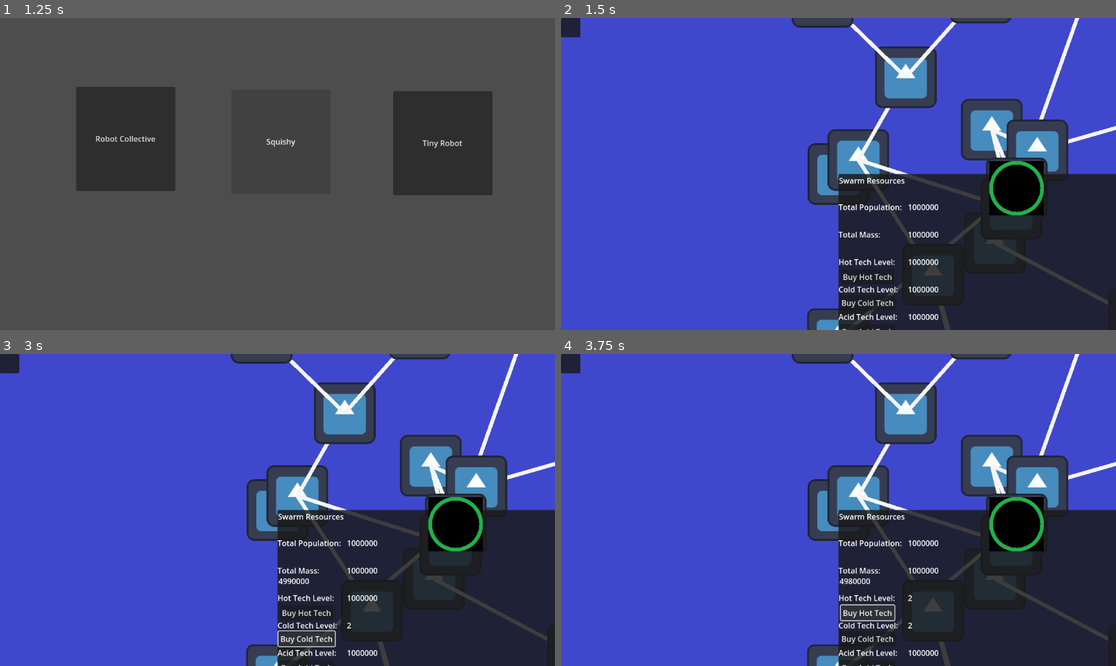
Above: before the commit, frames 1-4 (two rows, left to right).
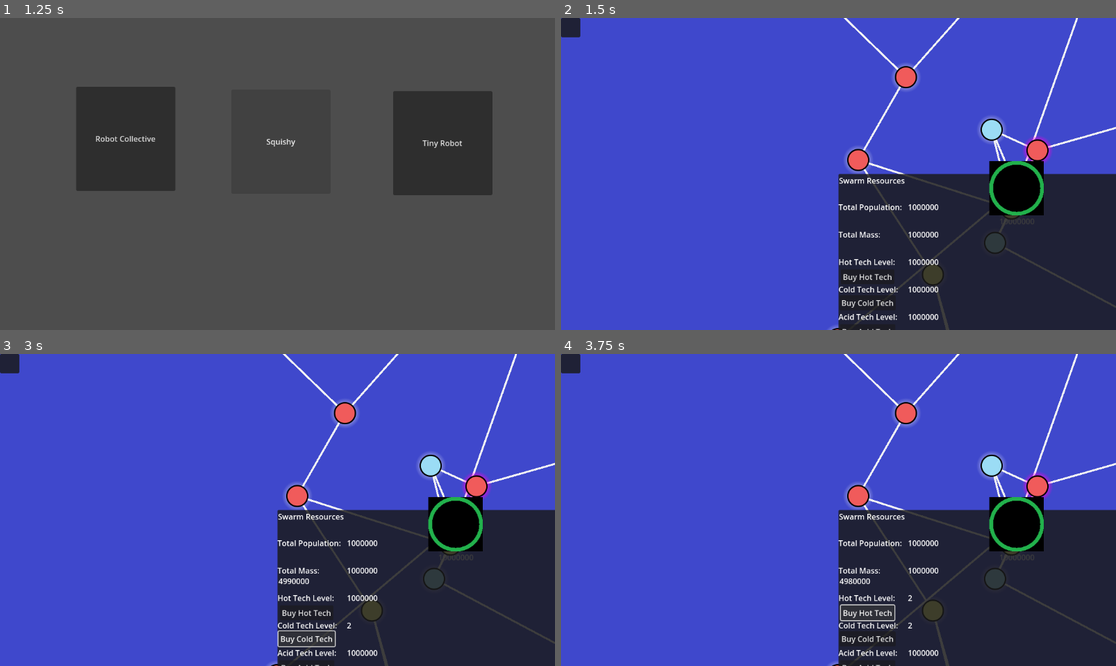
Above: after the commit, the same moments.

Repository: Jimmy-Jazz-x/StarGame
Game: Godot game, scene res://UI/MainMenu.tscn
Two runs of this game, one before a commit and one after it. Both use one fixed random seed, a clock stepped at 60 frames per second and the inputs below. The engine's default icon, where the game draws it, is replaced by a stand-in: a white triangle on a blue panel in a dark square.
Inputs (mouse positions are in pixels of both pictures, inside the frame that each line leads up to):
- Up to frame 1 (1.25 s): click (277, 183) at 0.5 s
- Up to frame 2 (1.5 s): click "Robot Collective" at 1.25 s
- Up to frame 3 (3 s): click (432, 578) at 2.02 s; click "Buy Cold Tech" at 2.75 s
- Up to frame 4 (3.75 s): click "Buy Hot Tech" at 3.5 s

Frame 1 is identical in both runs. In frame 2, 11% of the frame differs, in the area x 41-100%, y 0-100%; in frame 3, 11%; in frame 4, 11%.

Commit message:
Working V0.12

Diff:
--- a/Gameplay/Camera2D.gd
+++ b/Gameplay/Camera2D.gd
@@ -2,9 +2,11 @@
 
 var mouse_start_pos
 var screen_start_position
-var ZoomSpeed = Vector2(0.1,0.1)
+var ZoomSpeed = Vector2(0.04,0.04)
 var MoveSpeed = 20
-var dragging = false
+var mouse_starting_position
+var starting_position
+var is_dragging = false
 # Called when the node enters the scene tree for the first time.
 func _ready():
 	pass # Replace with function body.
@@ -13,23 +15,13 @@
 # Called every frame. 'delta' is the elapsed time since the previous frame.
 func _process(_delta):
 
-	if Input.is_action_pressed("Left Click"):
-		print("press")
-		mouse_start_pos = get_global_mouse_position()
-		screen_start_position = get_position()
-		dragging = true
-	elif Input.is_action_just_released("Left Click"):
-		dragging = false
-	if InputEventMouseMotion and dragging:
-		print(str(get_global_mouse_position()))
-		self.position = (mouse_start_pos - get_global_mouse_position()) * 10 + screen_start_position
 
-	elif Input.is_action_just_released("Zoom In"):
+	if Input.is_action_just_released("Zoom In"):
 		zoom += ZoomSpeed
-		self.position = get_global_mouse_position()
+		#self.position = get_global_mouse_position()
 	elif Input.is_action_just_released("Zoom Out"):
 		zoom -= ZoomSpeed
-		self.position = get_global_mouse_position()
+		#self.position = get_global_mouse_position()
 
 
 	if Input.is_action_pressed("CamUp"):
@@ -40,3 +32,15 @@
 		self.position += Vector2(-20,-0)
 	if Input.is_action_pressed("CamRight"):
 		self.position += Vector2(20,0)
+
+func _input(event):
+	if event is InputEventMouseButton:
+		if event.is_pressed():
+			starting_position = position
+			mouse_starting_position = event.position
+			is_dragging = true
+		else:
+			is_dragging = false
+	if event is InputEventMouseMotion and is_dragging:
+		print(str(zoom))
+		position = starting_position - zoom * (event.position - mouse_starting_position)
--- a/Gameplay/Map.gd
+++ b/Gameplay/Map.gd
@@ -40,7 +40,7 @@
 
 #Map Generation Create Warp Links
 	for child in $StarMapArea.get_children():
-		if child is Sprite2D:
+		if child is Control:
 			var closest1c
 			var closest2c
 			var closest3c
--- a/Gameplay/resource_bank.tscn
+++ b/Gameplay/resource_bank.tscn
@@ -52,6 +52,7 @@
 text_direction = 1
 
 [node name="RadsTechTitle" type="RichTextLabel" parent="PanelContainer/Panel"]
+layout_mode = 0
 offset_top = 342.0
 offset_right = 644.0
 offset_bottom = 370.0
@@ -67,6 +68,7 @@
 text_direction = 1
 
 [node name="AcidTechTitle" type="RichTextLabel" parent="PanelContainer/Panel"]
+layout_mode = 0
 offset_top = 285.0
 offset_right = 643.0
 offset_bottom = 313.0
@@ -82,6 +84,7 @@
 text_direction = 1
 
 [node name="ColdTechTitle" type="RichTextLabel" parent="PanelContainer/Panel"]
+layout_mode = 0
 offset_top = 228.0
 offset_right = 642.0
 offset_bottom = 256.0
@@ -97,6 +100,7 @@
 text_direction = 1
 
 [node name="HotTechTitle" type="RichTextLabel" parent="PanelContainer/Panel"]
+layout_mode = 0
 offset_top = 171.0
 offset_right = 642.0
 offset_bottom = 199.0
@@ -112,6 +116,7 @@
 text_direction = 1
 
 [node name="TotalMassTitle" type="RichTextLabel" parent="PanelContainer/Panel"]
+layout_mode = 0
 offset_top = 114.0
 offset_right = 642.0
 offset_bottom = 142.0
@@ -127,6 +132,7 @@
 text_direction = 1
 
 [node name="ProdTechLvl" type="Label" parent="PanelContainer/Panel"]
+layout_mode = 0
 offset_left = 164.0
 offset_top = 462.0
 offset_right = 464.0
@@ -135,6 +141,7 @@
 text_direction = 1
 
 [node name="RepTechLvl" type="Label" parent="PanelContainer/Panel"]
+layout_mode = 0
 offset_left = 183.0
 offset_top = 496.0
 offset_right = 483.0
@@ -150,6 +157,7 @@
 text = "Total Population:"
 
 [node name="TravelTechLvl" type="Label" parent="PanelContainer/Panel"]
+layout_mode = 0
 offset_left = 177.0
 offset_top = 531.0
 offset_right = 477.0
@@ -158,6 +166,7 @@
 text_direction = 1
 
 [node name="RepButton7" type="Button" parent="."]
+layout_mode = 0
 offset_left = -2.0
 offset_top = 492.0
 offset_right = 111.0
@@ -165,18 +174,21 @@
 text = "Buy Replication Tech"
 
 [node name="TravelButton6" type="Button" parent="."]
+layout_mode = 0
 offset_top = 525.0
 offset_right = 113.0
 offset_bottom = 556.0
 text = "Buy Travel Tech"
 
 [node name="ProdButton5" type="Button" parent="."]
+layout_mode = 0
 offset_top = 458.0
 offset_right = 113.0
 offset_bottom = 489.0
 text = "Buy Prod Tech"
 
 [node name="RadButton4" type="Button" parent="."]
+layout_mode = 0
 offset_left = 2.0
 offset_top = 369.0
 offset_right = 115.0
@@ -184,6 +196,7 @@
 text = "Buy Rad Tech"
 
 [node name="AcidButton3" type="Button" parent="."]
+layout_mode = 0
 offset_left = 3.0
 offset_top = 312.0
 offset_right = 118.0
@@ -191,6 +204,7 @@
 text = "Buy Acid Tech"
 
 [node name="ColdButton2" type="Button" parent="."]
+layout_mode = 0
 offset_left = 2.0
 offset_top = 252.0
 offset_right = 115.0
--- a/Gameplay/warp_line.gd
+++ b/Gameplay/warp_line.gd
@@ -12,7 +12,7 @@
 	pass
 
 func _draw():
-	draw_line(Vector2(0,0),(get_meta("StarVector1") - get_meta("StarVector2")),Color.WHITE_SMOKE,8)
+	draw_line(Vector2(0,0),(get_meta("StarVector1") - get_meta("StarVector2")),Color.WHITE_SMOKE,4)
 	pass
 
 func get_link1():
--- a/Gameplay/warp_line.tscn
+++ b/Gameplay/warp_line.tscn
@@ -3,6 +3,7 @@
 [ext_resource type="Script" path="res://Gameplay/warp_line.gd" id="1_fory5"]
 
 [node name="Warp Line" type="Sprite2D"]
+z_index = -1
 centered = false
 script = ExtResource("1_fory5")
 metadata/StarLink1 = ""
@@ -23,4 +24,5 @@
 offset_bottom = 28.5
 grow_horizontal = 2
 grow_vertical = 2
+mouse_filter = 2
 expand_mode = 1
--- a/SingleStar.gd
+++ b/SingleStar.gd
@@ -1,41 +1,42 @@
-extends Sprite2D
+extends Control
 
 
 # Called when the node enters the scene tree for the first time.
 func _ready():
-	$StarInfoLabel.hide()
-	$StarInfoLabel.text = get_meta("StarName") + str(get_meta("IndexNum"))
+
+	$PanelContainer.hide()
+	$PanelContainer/StarInfoLabel.text = get_meta("StarName") + str(get_meta("IndexNum"))
 	var d100 = randi_range(0,99)
 	if d100 >=0 and  d100 <25:
 		set_meta("Hot",true)
-		$StarInfoLabel.text = $StarInfoLabel.text + "\nHot"
+		$PanelContainer/StarInfoLabel.text = $PanelContainer/StarInfoLabel.text + "\nHot"
 	if d100 >=25 and  d100 <50:
 		set_meta("Cold",true)
-		$StarInfoLabel.text = $StarInfoLabel.text + "\nCold"
+		$PanelContainer/StarInfoLabel.text = $PanelContainer/StarInfoLabel.text + "\nCold"
 	if d100 >=50 and  d100 <75:
 		set_meta("Acid",true)
-		$StarInfoLabel.text = $StarInfoLabel.text + "\nAcid"
+		$PanelContainer/StarInfoLabel.text = $PanelContainer/StarInfoLabel.text + "\nAcid"
 	if d100 >=75 and  d100 <90:
 		set_meta("Rads",true)
-		$StarInfoLabel.text = $StarInfoLabel.text + "\nRads"
+		$PanelContainer/StarInfoLabel.text = $PanelContainer/StarInfoLabel.text + "\nRads"
 	if d100 >=90 and  d100 <92:
 		set_meta("Hot",true)
 		set_meta("Rads",true)
-		$StarInfoLabel.text = $StarInfoLabel.text + "\nRads\nHot"
+		$PanelContainer/StarInfoLabel.text = $PanelContainer/StarInfoLabel.text + "\nRads\nHot"
 	if d100 >=92 and  d100 <95:
 		set_meta("Hot",true)
 		set_meta("Acid",true)
-		$StarInfoLabel.text = $StarInfoLabel.text + "\nAcid\nHot"
+		$PanelContainer/StarInfoLabel.text = $PanelContainer/StarInfoLabel.text + "\nAcid\nHot"
 	if d100 >=95 and  d100 <97:
 		set_meta("Acid",true)
 		set_meta("Cold",true)
-		$StarInfoLabel.text = $StarInfoLabel.text + "\nAcid\nCold"
+		$PanelContainer/StarInfoLabel.text = $PanelContainer/StarInfoLabel.text + "\nAcid\nCold"
 	if d100 >=97 and  d100 <100:
 		set_meta("Rads",true)
 		set_meta("Cold",true)
-		$StarInfoLabel.text = $StarInfoLabel.text + "\nRads\nCold"
+		$PanelContainer/StarInfoLabel.text = $PanelContainer/StarInfoLabel.text + "\nRads\nCold"
 
-
+	PickImage()
 
 	pass # Replace with function body.
 
@@ -48,13 +49,13 @@
 
 
 func _on_texture_rect_mouse_entered():
-	print("test")
-	$StarInfoLabel.show()
+	#print("test")
+	#$PanelContainer.show()
 	pass # Replace with function body.
 
 
 func _on_texture_rect_mouse_exited():
-	$StarInfoLabel.hide()
+	#$PanelContainer.hide()
 	pass # Replace with function body.
 
 
@@ -90,3 +91,100 @@
 		set_mass(0)
 		set_meta("Exausted",true)
 		return Amount
+
+
+
+
+
+func PickImage():
+	var Hot = get_meta("Hot")
+	var Cold = get_meta("Cold")
+	var Acid = get_meta("Acid")
+	var Rad = get_meta("Rads")
+	var array
+	var Exausted = get_meta("Exausted")
+	var node
+
+	if Acid and not Hot and not Cold and not Rad:
+		node = "res://Textures/Acid Node.png"
+		array = ([
+		"res://Textures/Planets/Acid 1.png",
+		"res://Textures/Planets/Acid 2.png",
+		"res://Textures/Planets/Acid 3.png"])
+	elif Acid and not Hot and not Cold and Rad:
+		node = "res://Textures/Acid Radiation Node.png"
+		array = ([
+		"res://Textures/Planets/Acid Radiation.png"])
+	elif not Acid and not Hot and Cold and not Rad:
+		node = "res://Textures/Cold Node.png"
+		array = ([
+		"res://Textures/Planets/Ice 1.png",
+		"res://Textures/Planets/Ice 2.png",
+		"res://Textures/Planets/Ice 3.png",
+		"res://Textures/Planets/Ice 4.png",
+		"res://Textures/Planets/Ice 5.png",
+		"res://Textures/Planets/Ice 6.png"])
+	elif Acid and not Hot and Cold and not Rad:
+		node = "res://Textures/Cold Acid Node.png"
+		array = ([
+		"res://Textures/Planets/Ice Acid.png"])
+	elif not Acid and not Hot and Cold and Rad:
+		node = "res://Textures/Cold Radiation Node.png"
+		array = ([
+		"res://Textures/Planets/Ice Radiation.png"])
+	elif not Acid and Hot and not Cold and not Rad:
+		node = "res://Textures/Hot Node.png"
+		array = ([
+		"res://Textures/Planets/Lava 1.png",
+		"res://Textures/Planets/Lava 2.png",
+		"res://Textures/Planets/Lava 3.png",
+		"res://Textures/Planets/Lava 4.png",
+		"res://Textures/Planets/Lava 5.png",
+		"res://Textures/Planets/Lava 6.png"])
+	elif Acid and Hot and not Cold and not Rad:
+		node = "res://Textures/Hot Acid Node.png"
+		array = ([
+		"res://Textures/Planets/Lava Acid.png"])
+	elif not Acid and Hot and Cold and not Rad:
+		node = "res://Textures/Hot Cold Node.png"
+		array = ([
+		"res://Textures/Planets/Lava Ice.png"])
+	elif not Acid and Hot and not Cold and Rad:
+		node = "res://Textures/Hot Radiation Node.png"
+		array = ([
+		"res://Textures/Planets/Lava Radiation.png"])
+	elif not Acid and not Hot and not Cold and not Rad:
+		node = "res://Textures/Node1.png"
+		array = ([
+		"res://Textures/Planets/Normal 1.png",
+		"res://Textures/Planets/Normal 2.png",
+		"res://Textures/Planets/Normal 3.png",
+		"res://Textures/Planets/Normal 4.png",
+		"res://Textures/Planets/Normal 5.png",
+		"res://Textures/Planets/Normal 6.png",
+		"res://Textures/Planets/Normal 7.png"])
+	elif not Acid and not Hot and not Cold and Rad:
+		node = "res://Textures/Radiation Node.png"
+		array = ([
+		"res://Textures/Planets/Radiation 1.png",
+		"res://Textures/Planets/Radiation 2.png",
+		"res://Textures/Planets/Radiation 3.png"])
+
+	var picture = array[randi() % array.size()]
+
+	#$Button.texture_normal = load(node)
+	$TextureButton.texture_normal = load(node)
+	$PanelContainer/PlanetPicRectangle.texture = load(picture)
+
+	"res://Textures/Planets/Asteroid.png"
+	"res://Textures/Planets/Black Hole.png"
+	"res://Textures/Planets/Pulsar.png"
+
+
+
+func _on_texture_button_pressed():
+	if $PanelContainer.is_visible():
+		$PanelContainer.hide()
+	else:
+		$PanelContainer.show()
+	pass
--- a/SingleStar.tscn
+++ b/SingleStar.tscn
@@ -1,13 +1,25 @@
 [gd_scene load_steps=4 format=3 uid="uid://ec0iph0ca5l7"]
 
-[ext_resource type="Texture2D" uid="uid://baebhb6bp2gnj" path="res://icon.svg" id="1_5tuc0"]
+[ext_resource type="Texture2D" uid="uid://c0vwvw2vukqds" path="res://Textures/Node.png" id="1_mpgeq"]
 [ext_resource type="Script" path="res://SingleStar.gd" id="2_5l1w7"]
 
 [sub_resource type="CircleShape2D" id="CircleShape2D_80hh5"]
-radius = 162.012
+radius = 33.3766
 
-[node name="StarNode2D" type="Sprite2D"]
-texture = ExtResource("1_5tuc0")
+[node name="StarNode2D" type="Control"]
+layout_mode = 3
+anchors_preset = 8
+anchor_left = 0.5
+anchor_top = 0.5
+anchor_right = 0.5
+anchor_bottom = 0.5
+offset_left = -608.0
+offset_top = -356.0
+offset_right = -544.0
+offset_bottom = -292.0
+grow_horizontal = 2
+grow_vertical = 2
+mouse_filter = 2
 script = ExtResource("2_5l1w7")
 metadata/IndexNum = 0
 metadata/StarName = ""
@@ -24,25 +36,63 @@
 metadata/Owned = false
 metadata/Exausted = false
 
+[node name="TextureButton" type="TextureButton" parent="."]
+layout_mode = 0
+offset_left = -32.0
+offset_top = -32.0
+offset_right = 32.0
+offset_bottom = 32.0
+texture_normal = ExtResource("1_mpgeq")
+
 [node name="TextureRect" type="TextureRect" parent="."]
-offset_left = -63.0
-offset_top = -64.0
-offset_right = 63.0
-offset_bottom = 63.0
-
-[node name="StarInfoLabel" type="Label" parent="."]
-offset_left = 67.0
-offset_top = -60.0
-offset_right = 447.0
-offset_bottom = 58.0
+custom_minimum_size = Vector2(0, 50)
+layout_mode = 1
+anchors_preset = 8
+anchor_left = 0.5
+anchor_top = 0.5
+anchor_right = 0.5
+anchor_bottom = 0.5
+offset_left = -26.0
+offset_top = -28.0
+offset_right = 27.0
+offset_bottom = 29.0
+grow_horizontal = 2
+grow_vertical = 2
+size_flags_vertical = 0
+mouse_filter = 2
 
 [node name="StarArea2D" type="Area2D" parent="."]
+position = Vector2(0, 1)
 
 [node name="StarCollisionShape2D" type="CollisionShape2D" parent="StarArea2D"]
+position = Vector2(0, 1)
 shape = SubResource("CircleShape2D_80hh5")
 
-[connection signal="focus_entered" from="TextureRect" to="." method="_on_texture_rect_focus_entered"]
-[connection signal="focus_exited" from="TextureRect" to="." method="_on_texture_rect_focus_exited"]
+[node name="PanelContainer" type="PanelContainer" parent="."]
+visible = false
+layout_mode = 1
+anchors_preset = 8
+anchor_left = 0.5
+anchor_top = 0.5
+anchor_right = 0.5
+anchor_bottom = 0.5
+offset_left = 18.0
+offset_top = -32.0
+offset_right = 580.0
+offset_bottom = 616.0
+grow_horizontal = 2
+grow_vertical = 2
+
+[node name="PlanetPicRectangle" type="TextureRect" parent="PanelContainer"]
+custom_minimum_size = Vector2(0, 50)
+layout_mode = 2
+size_flags_vertical = 0
+
+[node name="StarInfoLabel" type="Label" parent="PanelContainer"]
+layout_mode = 2
+size_flags_vertical = 8
+
+[connection signal="pressed" from="TextureButton" to="." method="_on_texture_button_pressed"]
 [connection signal="mouse_entered" from="TextureRect" to="." method="_on_texture_rect_mouse_entered"]
 [connection signal="mouse_exited" from="TextureRect" to="." method="_on_texture_rect_mouse_exited"]
 [connection signal="body_entered" from="StarArea2D" to="." method="_on_area_2d_body_entered"]
Not shown, added: Textures/Acid Node.png.import
Not shown, added: Textures/Acid Radiation Node.png.import
Not shown, added: Textures/Cold Acid Node.png.import
Not shown, added: Textures/Cold Node.png.import
Not shown, added: Textures/Cold Radiation Node.png.import
Not shown, added: Textures/Hot Acid Node.png.import
Not shown, added: Textures/Hot Cold Node.png.import
Not shown, added: Textures/Hot Node.png.import
Not shown, added: Textures/Hot Radiation Node.png.import
Renamed: Textures/Planets/Planet8.png -> Textures/Planets/Ice 4.png
Not shown, added: Textures/Planets/Ice 4.png.import
Renamed: Textures/Planets/Planet7.png -> Textures/Planets/Ice 5.png
(and 18 more such lines)
